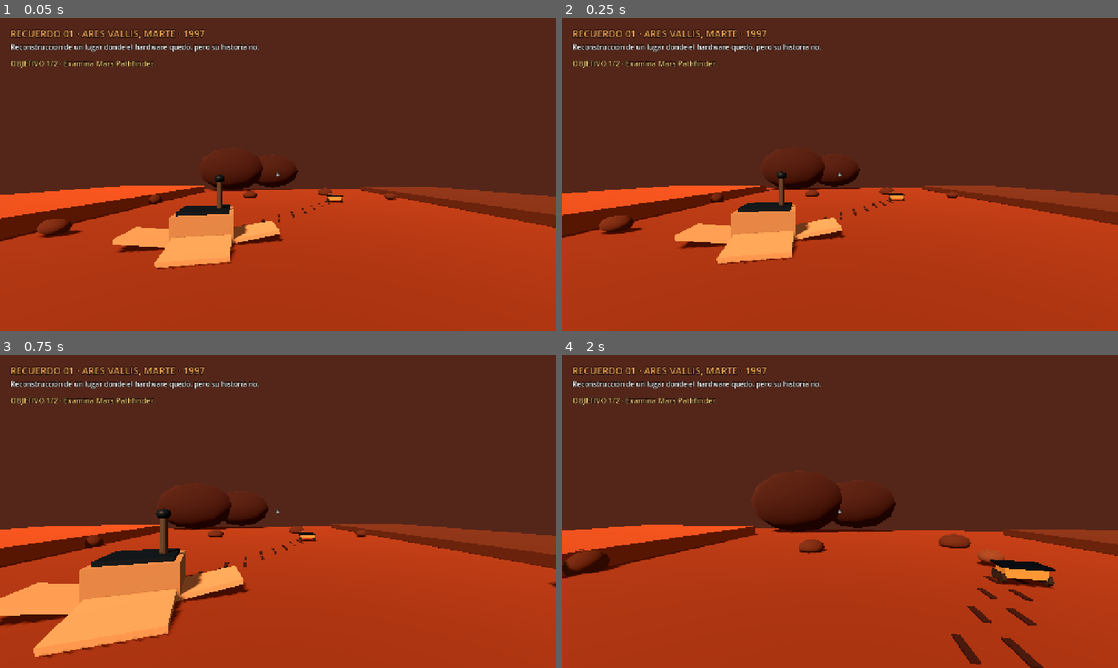
Above: before the commit, frames 1-4 (two rows, left to right).
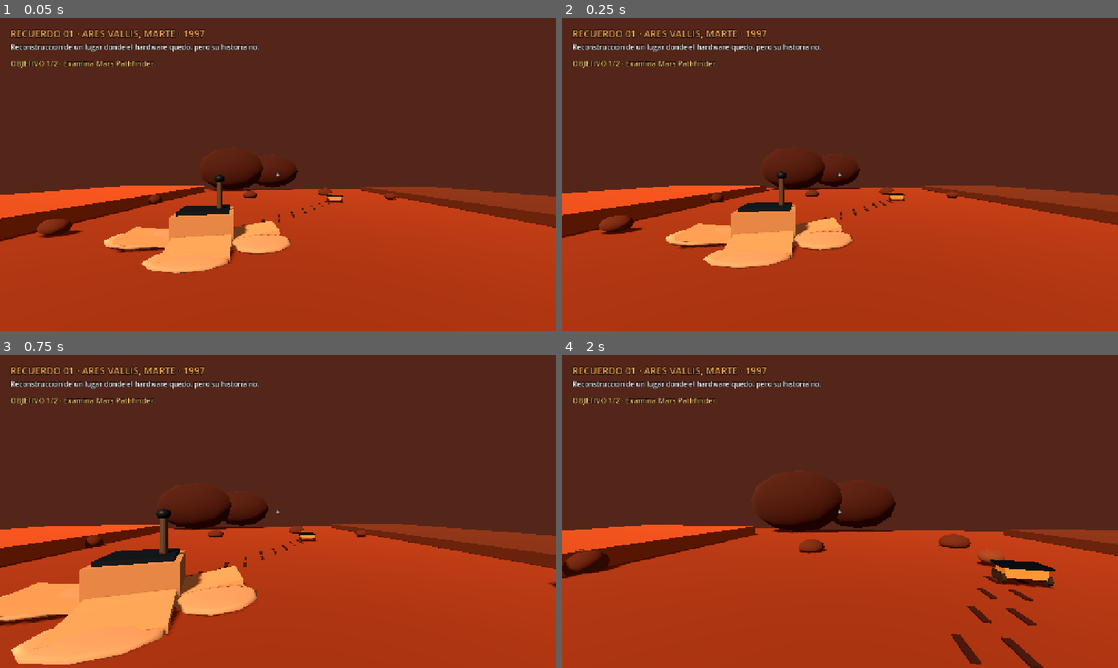
Above: after the commit, the same moments.

Repository: IDozy/starlightlegacy
Game: Godot game, scene res://levels/ares_vallis/ares_vallis.tscn
Same seed, same stepped clock (60 frames per second), same inputs: the game is played once before the commit and once after it. This scene is started directly instead of the project's main scene.
Inputs (mouse positions are in pixels of both pictures, inside the frame that each line leads up to):
- Up to frame 1 (0.05 s): no input
- Up to frame 2 (0.25 s): no input
- Up to frame 3 (0.75 s): tap Enter at 0.5 s; move the mouse to (305, 511) at 0.52 s; hold W from 0.53 s (still down); tap E at 0.6 s; click (305, 511) at 0.67 s
- Up to frame 4 (2 s): keep holding W; tap Space at 0.77, 1.52 s; move the mouse to (812, 511) at 1.27 s; tap Enter at 1.35 s

The runs differ from the first frame. In frame 1, 1.0% of the frame differs, in the area x 18-53%, y 68-82%; in frame 2, 0.9%; in frame 3, 2.3%, in the area x 0-47%, y 73-99%; in frame 4, nothing differs.

Commit message:
feat: add deflated Pathfinder airbags to Ares Vallis

Diff:
--- a/levels/ares_vallis/ares_vallis.gd
+++ b/levels/ares_vallis/ares_vallis.gd
@@ -12,6 +12,7 @@
 const ROCK := Color(0.34, 0.20, 0.15)
 const ROCK_DARK := Color(0.23, 0.14, 0.12)
 const TRACK := Color(0.20, 0.12, 0.10)
+const AIRBAG := Color(0.73, 0.68, 0.57)
 
 @onready var player = $Player
 @onready var crosshair: Label = $HUD/Crosshair
@@ -165,6 +166,29 @@
 	_pathfinder.connect("story_active_changed", _on_story_active_changed)
 	_pathfinder.connect("story_completed", _on_pathfinder_story_completed)
 	add_child(_pathfinder)
+
+	# Deflated airbag remnants remained visible around Pathfinder after landing.
+	_create_visual_sphere(
+		"DeflatedAirbagLeft",
+		Vector3(-3.2, 0.08, 1.55),
+		0.62,
+		Vector3(1.45, 0.22, 1.05),
+		AIRBAG
+	)
+	_create_visual_sphere(
+		"DeflatedAirbagRight",
+		Vector3(-0.4, 0.07, 1.80),
+		0.58,
+		Vector3(1.25, 0.20, 1.10),
+		AIRBAG
+	)
+	_create_visual_sphere(
+		"DeflatedAirbagRear",
+		Vector3(-1.65, 0.06, 2.75),
+		0.52,
+		Vector3(1.55, 0.18, 0.92),
+		AIRBAG
+	)
 
 	# Stylized rover tracks lead the player from Pathfinder toward Sojourner.
 	for step in range(8):
